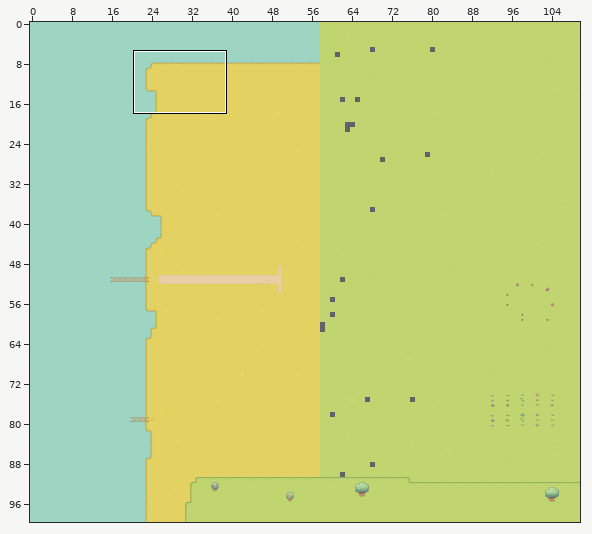
Tiled map -- Assets/tiled/smallermap.tmx. Above, an overview of the earlier version with the close-up marked.
Close-up. First the earlier version:
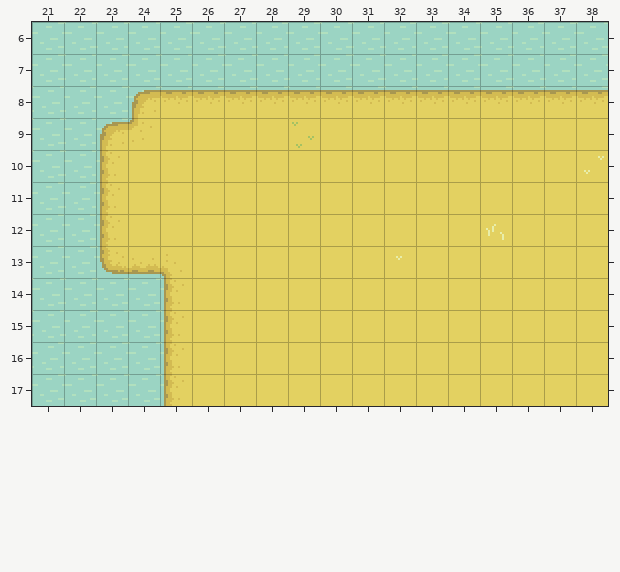
Cells are 16x16 px. Shown: x 21..38, y 6..17. The commit also changed other parts of the map, which this record leaves out.
And afterwards:
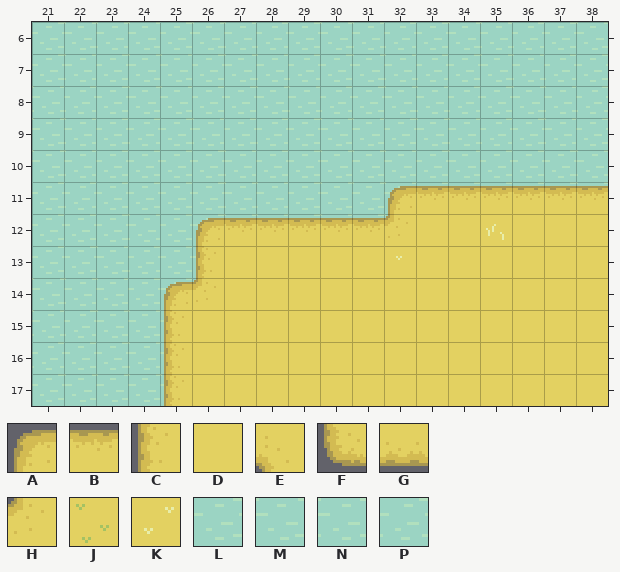
Key: from "Sand": A 0, B 1, C 11, D 12, E 17, F 22, G 23, H 28, J 57, K 67; from "Water": L 0, M 1, N 2, P 3.
_ is an empty cell, # one hidden under a higher layer, . an unchanged one.
Difference:
--- layer "Water"
@@ x 24..38 @@
- 9 L______________
-10 _______________
-11 _______________
-12 #________......
-13 MM_............
-14 MM_............
+ 9 PLNLPLMMLMNPLNL
+10 LLLNLLMMMLMLLLN
+11 LLLNNLMMMLLLLLN
+12 NLLMNLMLM......
+13 PLL............
+14 LLL............
@@ x 24..24 @@
-16 M
+16 N
--- layer "Sand"
@@ x 23..38 @@
- 8 .ABBBBBBBBBBBBBB
- 9 AHDDDDJDDDDDDDDD
-10 CDDDDDDDDDDDDDDK
-11 CDDDDDDDDDDDDDDD
-12 CDDDDDDDDD......
-13 FGED............
-14 ..CD............
+ 8 ._______________
+ 9 ________________
+10 ________________
+11 _________ABBBBBB
+12 ___ABBBBBH......
+13 ___C............
+14 ..AH............
Boxes around the changes in both close-ups, in picture pixels (x1, y1, x2, y2):
changed: (100, 90, 608, 310)
changed: (128, 346, 156, 368)
